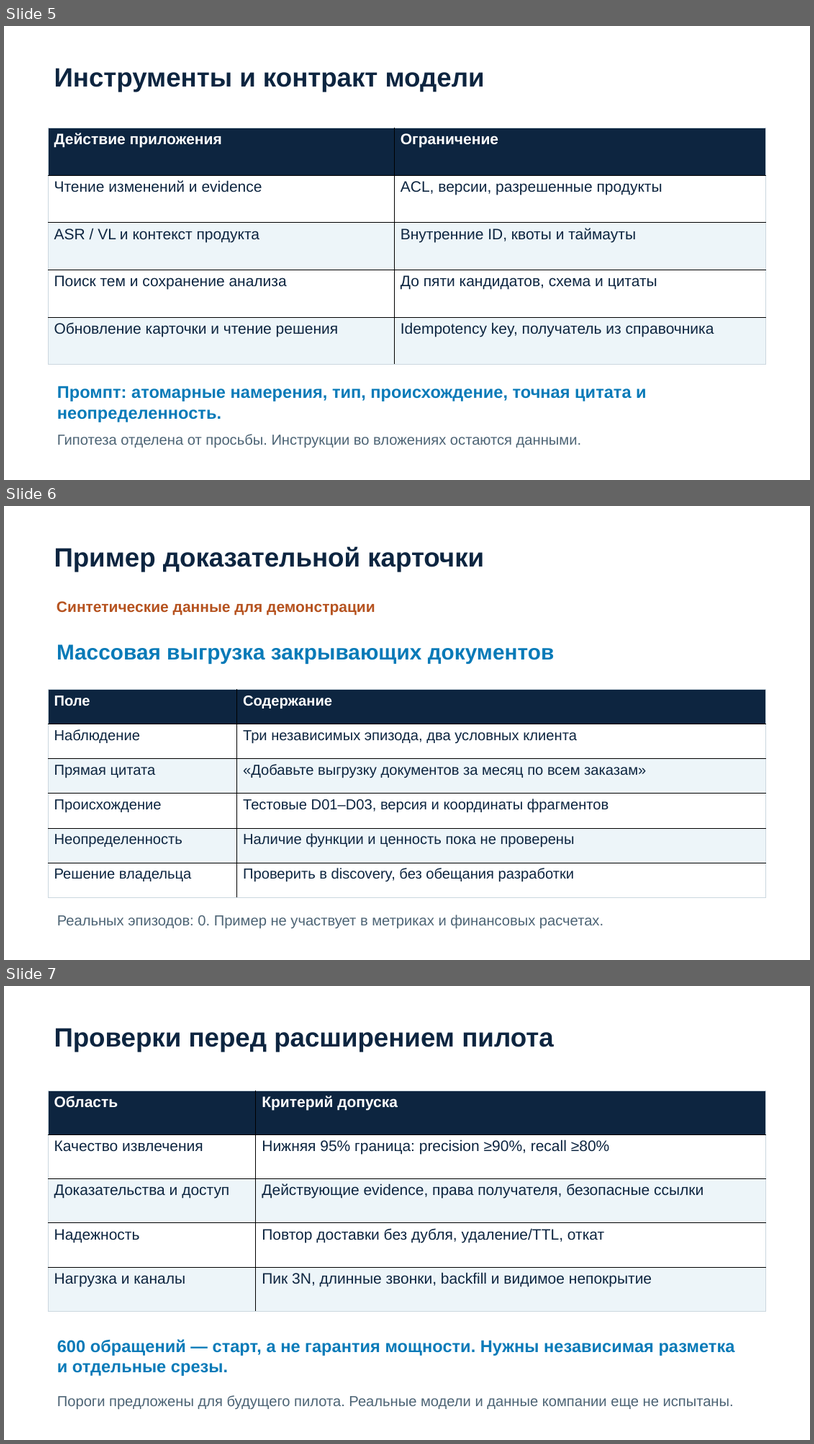
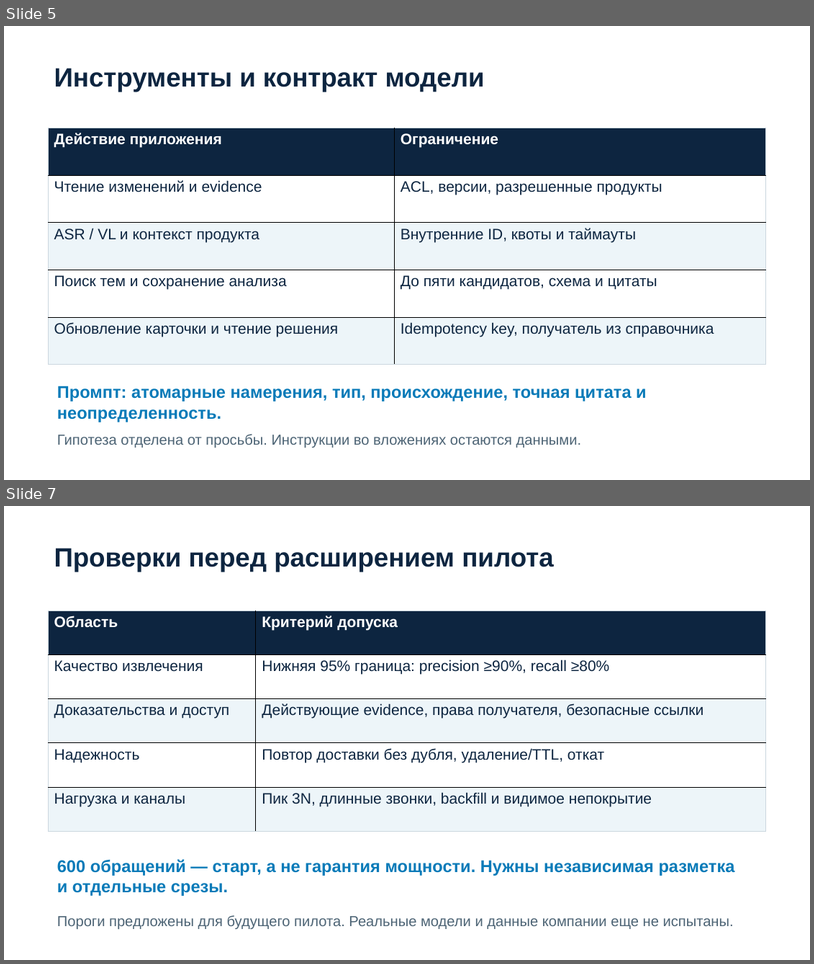
Before and after one commit to egorbaranos-max/intelligence-cup-feedback-agent, a slide deck: submission/presentation.pptx. Shown one above the other, each under a label of ours: slides 5, 6 and 7 before the commit, slides 5 and 7 after it; the slides between them are not shown. The pictures are 814x1444 and 814x964 pixels, drawn with LibreOffice and Linux fonts; fonts in the diff are those of the drawing. Boxes give left, top, right and bottom in pixels: in the first picture for what was removed or moved away, otherwise in the second. Text is boxed around its words. In the diff, an @@ line names an element or a change of style, - is before the commit and + after.

```diff
--- a/submission/presentation.pptx
+++ b/submission/presentation.pptx
@@ slide 6 removed at (x1=4, y1=506, x2=810, y2=960), background #FFFFFF @@
@@ text removed at (x1=54, y1=546, x2=484, y2=572) @@
-Пример доказательной карточки
@@ text removed at (x1=57, y1=601, x2=376, y2=615) @@
-Синтетические данные для демонстрации
@@ text removed at (x1=57, y1=644, x2=555, y2=663) @@
-Массовая выгрузка закрывающих документов
@@ table removed at (x1=48, y1=690, x2=766, y2=898), 6 rows, 2 columns @@
-Поле | Содержание
-Наблюдение | Три независимых эпизода, два условных клиента
-Прямая цитата | «Добавьте выгрузку документов за месяц по всем заказам»
-Происхождение | Тестовые D01–D03, версия и координаты фрагментов
-Неопределенность | Наличие функции и ценность пока не проверены
-Решение владельца | Проверить в discovery, без обещания разработки
@@ text removed at (x1=57, y1=914, x2=604, y2=928) @@
-Реальных эпизодов: 0. Пример не участвует в метриках и финансовых расчетах.
```
Also in this commit, not shown: 2 slides changed, 3 slides added, 2 other slides removed, 23 other files.
